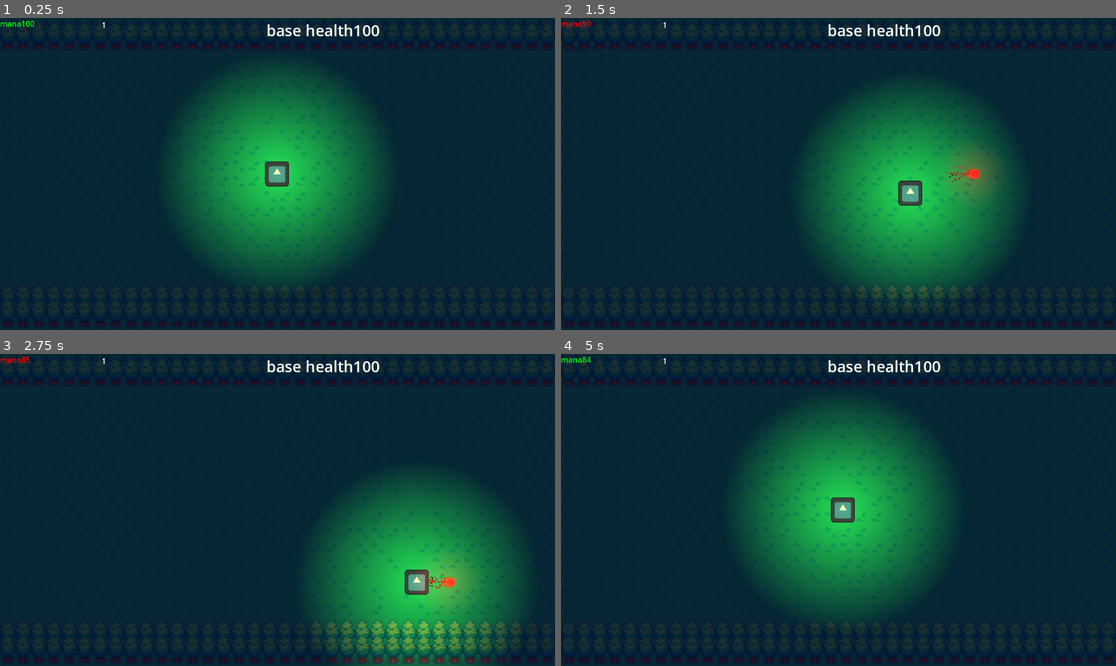
Above: before the commit, frames 1-4 (two rows, left to right).
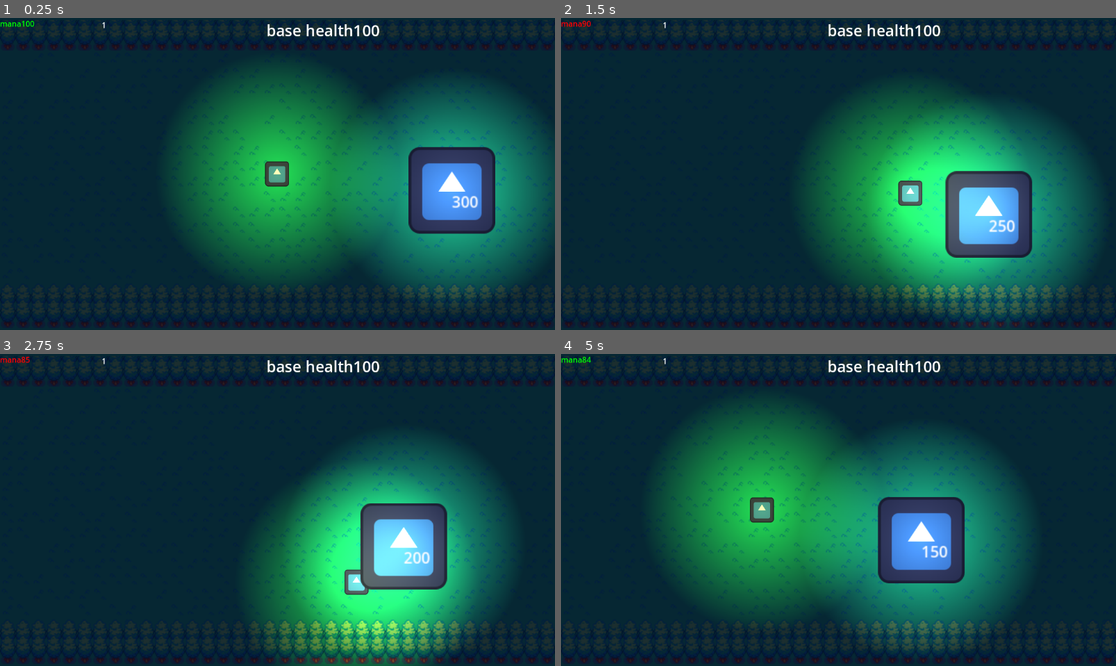
Above: after the commit, the same moments.

Repository: axel-bromee/pirp
Game: Godot game, scene res://scens/map.tscn
The game is run twice, just before and just after one commit, with the same random seed, the same clock (stepped at 60 frames per second) and the same inputs. The engine's default icon, where the game draws it, is replaced by a stand-in: a white triangle on a blue panel in a dark square.
Inputs (mouse positions are in pixels of both pictures, inside the frame that each line leads up to):
- Up to frame 1 (0.25 s): no input
- Up to frame 2 (1.5 s): move the mouse to (960, 158) at 0.52 s; press the mouse at (960, 158) at 0.53 s; hold D (right) 0.53-1.28 s; move the mouse to (727, 189) at 1.27 s; release the mouse at (727, 189) at 1.28 s; hold S (down) from 1.28 s (still down); click (727, 189) at 1.35 s
- Up to frame 3 (2.75 s): move the mouse to (333, 441) at 2.02 s; release S (down) at 2.03 s; press the mouse at (333, 441) at 2.03 s; hold D (right) from 2.03 s (still down)
- Up to frame 4 (5 s): move the mouse to (810, 572) at 2.77 s; release D (right) at 2.78 s; release the mouse at (810, 572) at 2.78 s; hold W (up) 2.78-3.53 s; click (810, 572) at 2.85 s; move the mouse to (1005, 556) at 3.52 s; press the mouse at (1005, 556) at 3.53 s; hold A (left) from 3.53 s (still down); move the mouse to (672, 463) at 4.27 s; release the mouse at (672, 463) at 4.28 s; click (672, 463) at 4.35 s

The runs differ from the first frame. In frame 1, 20% of the frame differs, in the area x 62-100%, y 20-90%; in frame 2, 20%; in frame 3, 26%; in frame 4, 34%, in the area x 17-85%, y 15-95%.

Commit message:
lol

Diff:
--- a/scens/map.tscn
+++ b/scens/map.tscn
@@ -1,10 +1,11 @@
-[gd_scene load_steps=14 format=4 uid="uid://cno3h3ogian80"]
+[gd_scene load_steps=15 format=4 uid="uid://cno3h3ogian80"]
 
 [ext_resource type="PackedScene" uid="uid://btkshog85osn2" path="res://scens/charecter.tscn" id="1_buwpt"]
 [ext_resource type="Texture2D" uid="uid://dx3jnwmncx7oh" path="res://art/World of Solaria New Style DEMO.png" id="2_bcg8a"]
 [ext_resource type="PackedScene" uid="uid://bjbe11w4se888" path="res://scens/base.tscn" id="3_1qhvb"]
 [ext_resource type="PackedScene" uid="uid://2r4bduup0i4y" path="res://scens/spawner.tscn" id="3_ri7cp"]
 [ext_resource type="Texture2D" uid="uid://c2ddvfjcon80b" path="res://art/light.webp" id="3_wvn8m"]
+[ext_resource type="PackedScene" uid="uid://cjan0u38e3fy3" path="res://scens/orc.tscn" id="6_q25v5"]
 
 [sub_resource type="TileSetAtlasSource" id="TileSetAtlasSource_ri7cp"]
 texture = ExtResource("2_bcg8a")
@@ -228,3 +229,6 @@
 
 [node name="base" parent="." instance=ExtResource("3_1qhvb")]
 position = Vector2(-312, -1)
+
+[node name="Orc" parent="." instance=ExtResource("6_q25v5")]
+position = Vector2(186, 12)
--- /dev/null
+++ b/scens/orc.tscn
@@ -0,0 +1,39 @@
+[gd_scene load_steps=6 format=3 uid="uid://cjan0u38e3fy3"]
+
+[ext_resource type="Script" uid="uid://cuq6qmid5pc4b" path="res://scripts/orc.gd" id="1_udv8t"]
+[ext_resource type="Texture2D" uid="uid://bklgdptn4w8n6" path="res://art/icon.svg" id="2_76f87"]
+[ext_resource type="Texture2D" uid="uid://c2ddvfjcon80b" path="res://art/light.webp" id="2_ccvvg"]
+
+[sub_resource type="RectangleShape2D" id="RectangleShape2D_76f87"]
+size = Vector2(75, 74)
+
+[sub_resource type="CircleShape2D" id="CircleShape2D_5ns43"]
+radius = 50.01
+
+[node name="Orc" type="CharacterBody2D"]
+script = ExtResource("1_udv8t")
+
+[node name="Sprite2D" type="Sprite2D" parent="."]
+scale = Vector2(0.7, 0.7)
+texture = ExtResource("2_76f87")
+
+[node name="CollisionShape2D" type="CollisionShape2D" parent="."]
+position = Vector2(-0.5, -1)
+shape = SubResource("RectangleShape2D_76f87")
+
+[node name="hitbox" type="Area2D" parent="."]
+
+[node name="CollisionShape2D" type="CollisionShape2D" parent="hitbox"]
+shape = SubResource("CircleShape2D_5ns43")
+
+[node name="Health" type="Label" parent="."]
+offset_right = 40.0
+offset_bottom = 23.0
+
+[node name="PointLight2D" type="PointLight2D" parent="."]
+texture = ExtResource("2_ccvvg")
+
+[node name="Timer" type="Timer" parent="."]
+
+[connection signal="area_entered" from="hitbox" to="." method="_on_hitbox_area_entered"]
+[connection signal="timeout" from="Timer" to="." method="_on_timer_timeout"]
--- /dev/null
+++ b/scripts/orc.gd
@@ -0,0 +1,37 @@
+extends CharacterBody2D
+@onready var health_label: Label = $Health
+@onready var timer: Timer = $Timer
+var speed = 20
+var health = 300
+var direction_change = 1
+var direction_mode = "down"
+
+var direction = Vector2.ZERO
+
+func _ready():
+	pass
+
+
+func _process(delta):
+	health_label.text = str(health)
+	if direction_mode == "up":
+		direction = (Vector2.LEFT) + (Vector2.UP).normalized()
+		position += direction * speed * delta
+		await get_tree().create_timer(2).timeout
+		direction_mode = "down"
+	elif direction_mode == "down":
+		direction = (Vector2.LEFT) + (Vector2.DOWN).normalized()
+		position += direction * speed * delta
+		await get_tree().create_timer(2).timeout
+		direction_mode = "up"
+	if health <= 0:
+		kill()
+
+
+
+
+func _on_hitbox_area_entered(area: Area2D):
+	health -= 50
+
+func kill():
+	queue_free()
--- a/scripts/spawner.gd
+++ b/scripts/spawner.gd
@@ -8,6 +8,7 @@
 var round = 1
 
 var goblins = 10
+
 var spawn_interval = 5
 
 func _ready():
Not shown, added: scripts/orc.gd.uid
